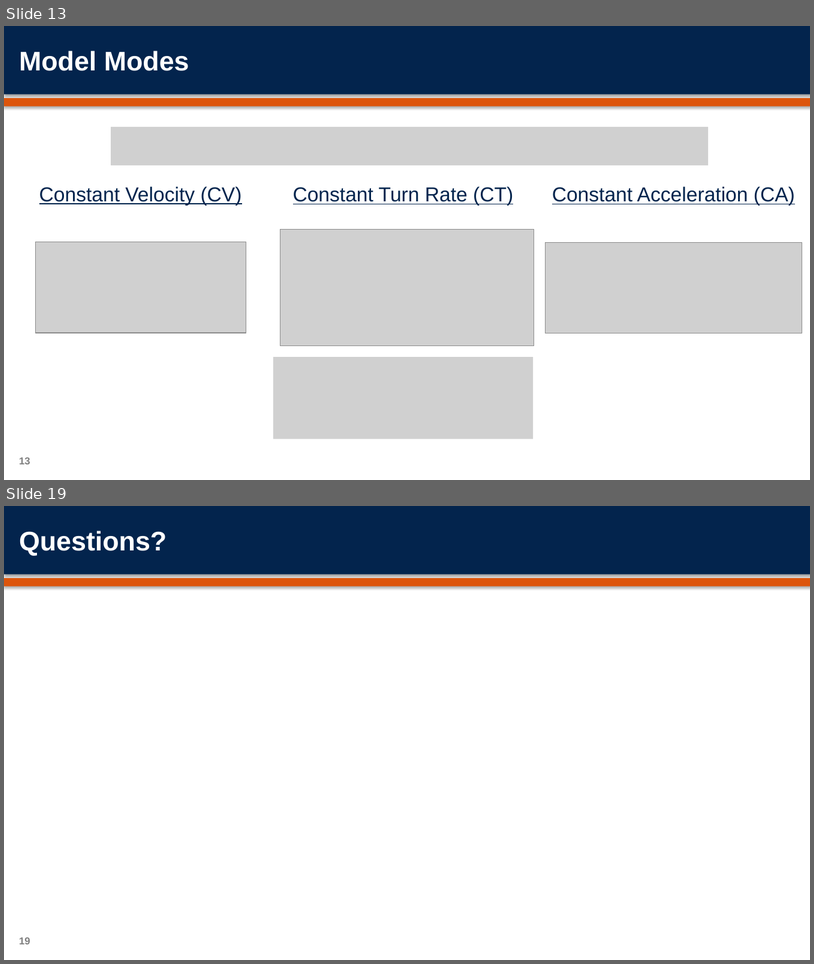
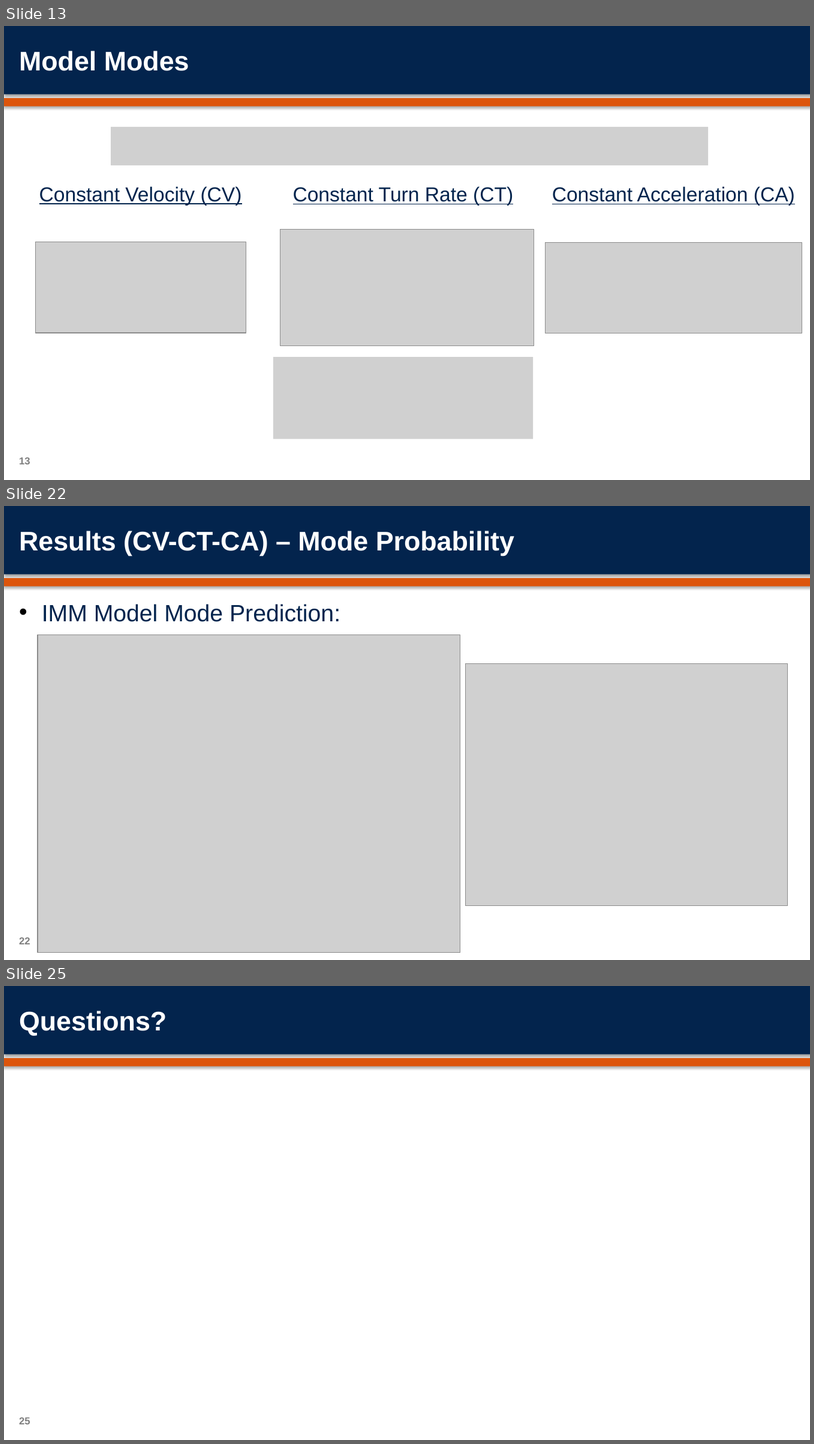
Before and after one commit to orenmillerrr/Optimal-Final-Project, a slide deck: report/OptimalFinalPresentation.pptx. Shown one above the other, each under a label of ours: slides 13 and 19 before the commit, slides 13, 22 and 25 after it; the slides between them are not shown. The pictures are 814x964 and 814x1444 pixels, drawn with LibreOffice and Linux fonts; fonts in the diff are those of the drawing; grey boxes stand for pictures; background and template pictures are left out. Boxes give left, top, right and bottom in pixels: in the first picture for what was removed or moved away, otherwise in the second. Text is boxed around its words. In the diff, an @@ line names an element or a change of style, - is before the commit and + after.

```diff
--- a/report/OptimalFinalPresentation.pptx
+++ b/report/OptimalFinalPresentation.pptx
@@ slide 22 added at <box>4,506,810,960</box>, background #FFFFFF; not listed: 2 template elements that a slide beside it also shows @@
@@ title added at <box>19,531,515,555</box>, 32 pt, text #FFFFFF, bold @@
+Results (CV-CT-CA) – Mode Probability
@@ text added at <box>42,604,341,622</box>, 28 pt, text #03244D @@
+• IMM Model Mode Prediction:
@@ picture added at <box>38,635,461,952</box> @@
@@ picture added at <box>465,663,788,905</box> @@
@@ page number added at <box>19,937,30,944</box>, 12 pt, text #7F7F7F, bold @@
+22
@@ what was slide 19 is now slide 25 @@
@@ page number at <box>19,1417,30,1424</box>: text changed @@
-19
+25
```
Also in this commit, not shown: 11 slides changed, 7 other slides added, 2 slides removed, 38 other files.
